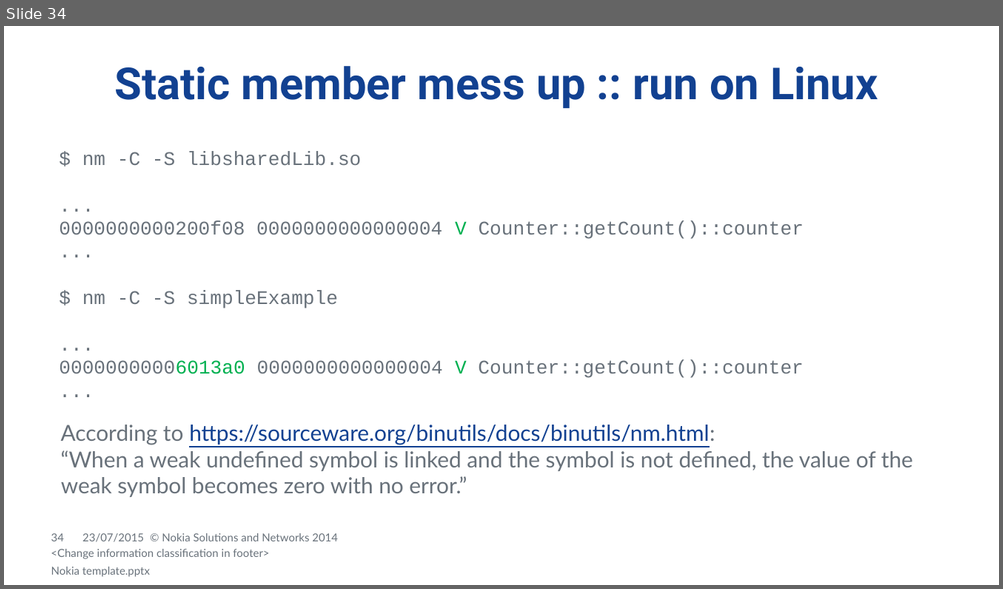
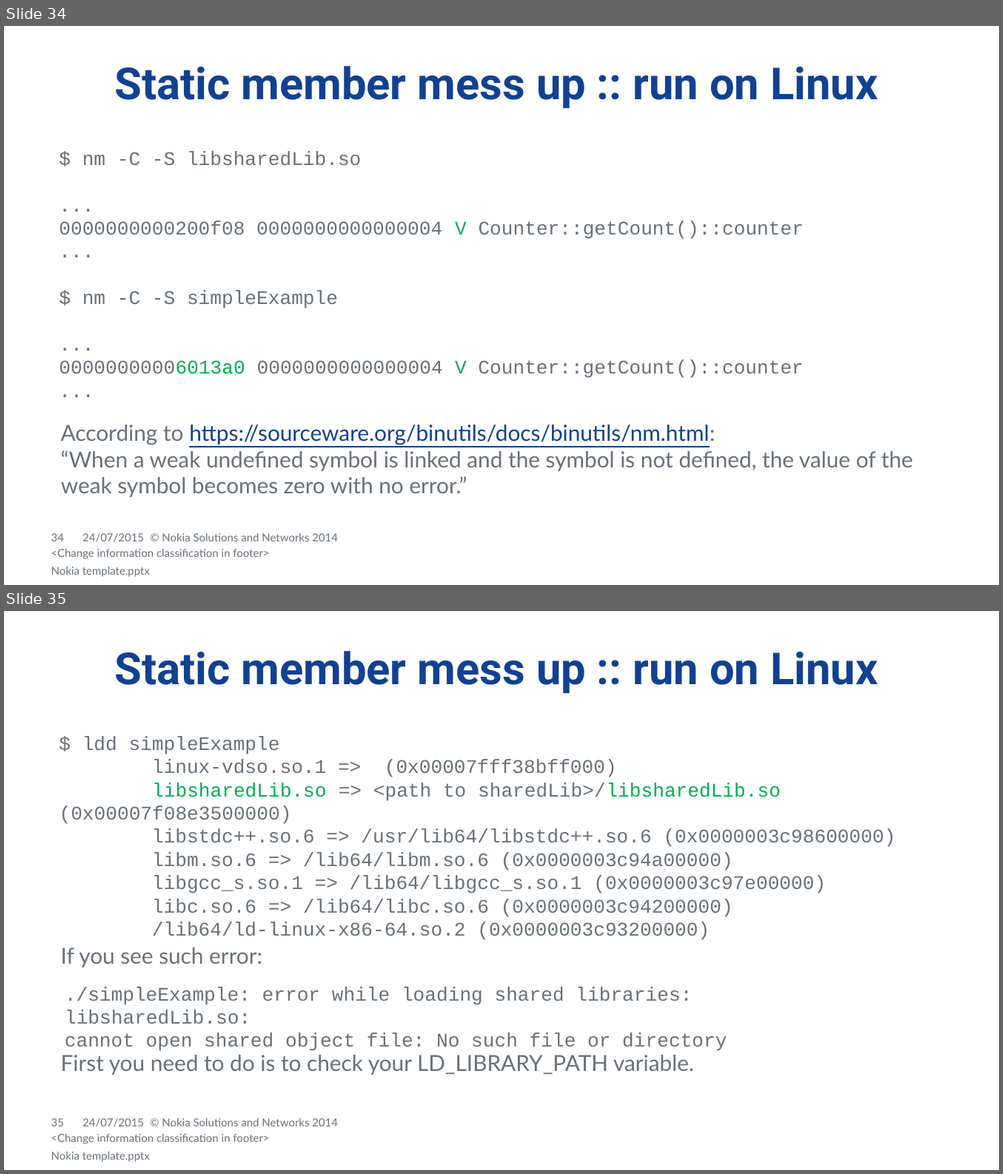
Before and after one commit to dendibakh/Linker, a slide deck: Diving into C++ linker.pptx. Shown one above the other, each under a label of ours: slide 34 before the commit, slides 34 and 35 after it. The pictures are 1003x589 and 1003x1174 pixels, drawn with LibreOffice and Linux fonts; fonts in the diff are those of the drawing; background and template pictures are left out. Boxes give left, top, right and bottom in pixels: in the first picture for what was removed or moved away, otherwise in the second. Text is boxed around its words. In the diff, an @@ line names an element or a change of style, - is before the commit and + after.

```diff
--- a/Diving into C++ linker.pptx
+++ b/Diving into C++ linker.pptx
@@ slide 35 added at (4,611,999,1170), background #FFFFFF; not listed: 13 template elements that a slide beside it also shows @@
@@ title added at (115,651,877,693), 32 pt, text #124191, bold @@
+Static member mess up :: run on Linux
@@ text added at (60,737,896,940), 14 pt, text #68717A @@
+$ ldd simpleExample
+linux-vdso.so.1 => (0x00007fff38bff000)
+libsharedLib.so => <path to sharedLib>/libsharedLib.so (0x00007f08e3500000)
+libstdc++.so.6 => /usr/lib64/libstdc++.so.6 (0x0000003c98600000)
+libm.so.6 => /lib64/libm.so.6 (0x0000003c94a00000)
+libgcc_s.so.1 => /lib64/libgcc_s.so.1 (0x0000003c97e00000)
+libc.so.6 => /lib64/libc.so.6 (0x0000003c94200000)
+/lib64/ld-linux-x86-64.so.2 (0x0000003c93200000)
@@ text added at (61,948,262,968), 16 pt, text #68717A @@
+If you see such error:
@@ text added at (65,987,726,1051), 14 pt, text #68717A @@
+./simpleExample: error while loading shared libraries: libsharedLib.so:
+cannot open shared object file: No such file or directory
@@ text added at (61,1055,694,1075), 16 pt, text #68717A @@
+First you need to do is to check your LD_LIBRARY_PATH variable.
@@ text added at (51,1134,269,1145), 8 pt, text #68717A @@
+<Change information classification in footer>
@@ slide 34 changed as well @@
@@ text at (82,534,144,543): text changed @@
-23/07/2015
+24/07/2015
```
Also in this commit, not shown: 46 other slides changed, 1 other slide added, 1 slide removed, 1 other file.
